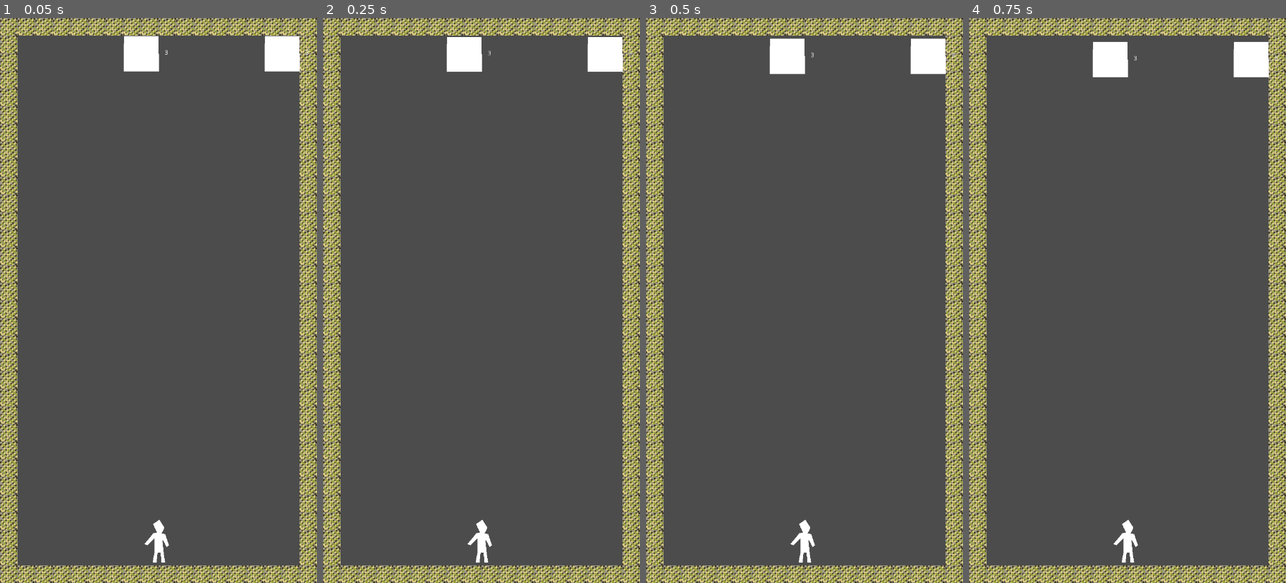
Above: before the commit, frames 1-4 (left to right).
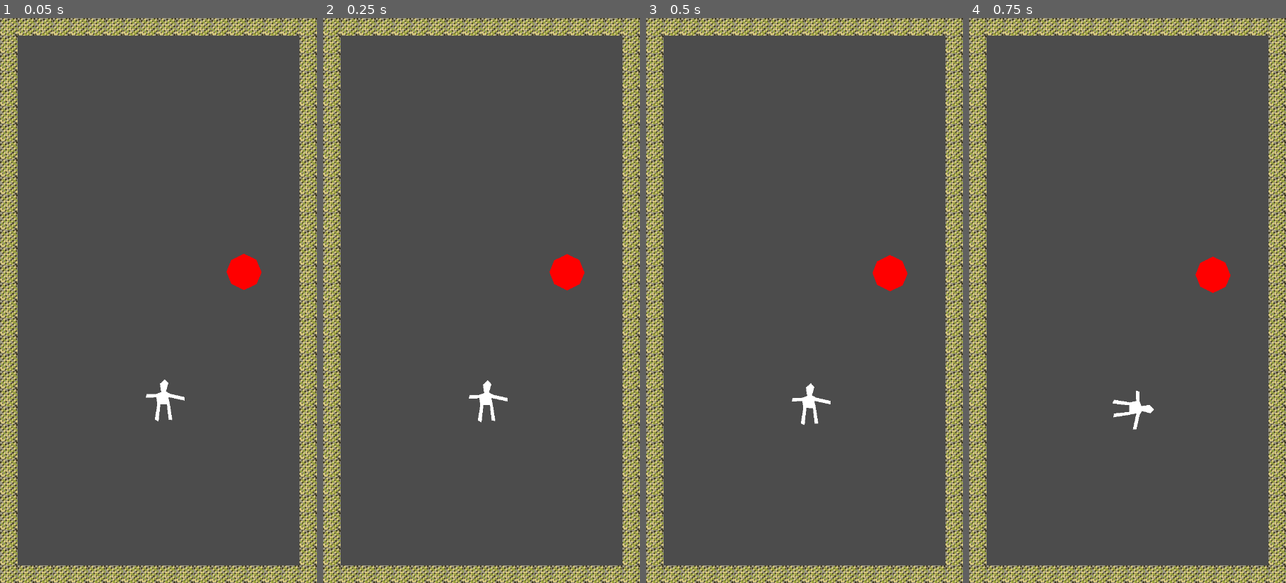
Above: after the commit, the same moments.

Repository: algch/ladrillos
Game: Godot game, scene res://main.tscn
Same seed, same stepped clock (60 frames per second), same inputs: the game is played once before the commit and once after it.
Inputs (mouse positions are in pixels of both pictures, inside the frame that each line leads up to):
- Up to frame 1 (0.05 s): no input
- Up to frame 2 (0.25 s): no input
- Up to frame 3 (0.5 s): no input
- Up to frame 4 (0.75 s): move the mouse to (1197, 272) at 0.52 s; press the mouse at (1197, 272) at 0.53 s

The runs differ from the first frame. In frame 1, 2.4% of the frame differs, in the area x 38-98%, y 3-97%; in frame 2, 2.4%; in frame 3, 2.4%; in frame 4, 2.4%.

Commit message:
changed the rules

Diff:
--- a/brick.gd
+++ b/brick.gd
@@ -1,31 +1,18 @@
 extends RigidBody2D
 
-var bullet_class = preload("res://bullet.tscn")
-
-var hits = 0
-var min_hits = 1
-var max_hits = 3
-
-var y_step = 80
+var color = null
 
 func _ready():
-	hits = (randi() % (max_hits + 1)) + min_hits
-	$Label.set_text(str(hits))
+	match randi() % 2:
+		0:
+			color = Color(1, 0, 0)
+		1:
+			color = Color(0, 0, 1)
+	$polygon.color = color
 
-func check_hits():
-	if hits <= 0:
+func _on_brick_body_entered(body):
+	if not body.is_in_group("bricks"):
+		return
+	print("collided")
+	if body.color == color:
 		queue_free()
-		var dir = Vector2.UP
-		for _i in range(4):
-			var bullet = bullet_class.instance()
-			bullet.direction = dir
-			bullet.position = position
-			bullet.rotation = rotation
-			get_parent().add_child(bullet)
-			dir = dir.rotated(PI/2)
-
-func handle_collision(collision, collider):
-	apply_central_impulse(-collision.normal * 500)
-	hits -= 1
-	$Label.set_text(str(hits))
-	check_hits()
--- a/brick.tscn
+++ b/brick.tscn
@@ -2,29 +2,21 @@
 
 [ext_resource path="res://brick.gd" type="Script" id=1]
 
-[sub_resource type="RectangleShape2D" id=1]
-extents = Vector2( 40, 40 )
+[sub_resource type="CircleShape2D" id=1]
+radius = 40.0
 
 [node name="brick" type="RigidBody2D" groups=[
 "bricks",
 ]]
-collision_layer = 2
-collision_mask = 2
-gravity_scale = 0.5
+mass = 0.510204
+gravity_scale = 0.25
+contacts_reported = 1
+contact_monitor = true
 script = ExtResource( 1 )
 
 [node name="CollisionShape2D" type="CollisionShape2D" parent="."]
 shape = SubResource( 1 )
 
-[node name="Polygon2D" type="Polygon2D" parent="."]
-polygon = PoolVector2Array( -38.3856, -38.6772, 39.9666, -38.6772, 41.0473, 40.7557, -38.9259, 40.7557 )
-
-[node name="Label" type="Label" parent="."]
-margin_left = 54.036
-margin_top = -7.56503
-margin_right = 94.036
-margin_bottom = 6.43497
-text = "0"
-__meta__ = {
-"_edit_use_anchors_": false
-}
+[node name="polygon" type="Polygon2D" parent="."]
+polygon = PoolVector2Array( -28.7533, -26.7309, 0.591614, -41.2266, 28.5223, -27.7915, 40.5432, 1.19984, 29.2294, 27.3628, 0.591614, 41.1514, -28.3998, 26.6557, -39.3599, -0.214371 )
+[connection signal="body_entered" from="." to="." method="_on_brick_body_entered"]
--- a/brickSpawner.gd
+++ b/brickSpawner.gd
@@ -1,26 +1,8 @@
 extends Node2D
 
 var brick_class = preload("res://brick.tscn")
-var max_bricks = 8
-var min_bricks = 2
-
-var min_x = 80
-var x_step = 80
-
-func _input(event):
-	if event.is_action_released("test"):
-		spawn()
 
 func spawn():
-	move_brick_rows()
-	var x = min_x
-	for _i in range(max_bricks):
-		if randi() % 4 == 0:
-			var brick = brick_class.instance()
-			brick.position.x = x
-			brick.position.y = position.y
-			get_parent().add_child(brick)
-		x += x_step
-
-func move_brick_rows():
-	get_tree().call_group("bricks", "move_to_next_row")
+	var brick = brick_class.instance()
+	brick.position = position
+	get_parent().add_child(brick)
--- a/brickSpawner.tscn
+++ b/brickSpawner.tscn
@@ -2,5 +2,7 @@
 
 [ext_resource path="res://brickSpawner.gd" type="Script" id=1]
 
-[node name="brickSpawner" type="Node2D"]
+[node name="brickSpawner" type="Node2D" groups=[
+"spawners",
+]]
 script = ExtResource( 1 )
--- a/bullet.gd
+++ b/bullet.gd
@@ -4,13 +4,13 @@
 var speed = 1250
 var hits = 5
 
+func destroy():
+	get_parent().get_node("player").can_shoot = true
+	queue_free()
+
 func check_hits():
 	if hits <= 0:
-		queue_free()
-	if len(get_tree().get_nodes_in_group("bullets")) <= 1:
-		get_parent().get_node("brickSpawner").spawn()
-		get_parent().get_node("turnEnder").active = false
-		get_parent().get_node("player").can_shoot = true
+		destroy()
 
 func _physics_process(delta):
 	var motion = direction * speed * delta
--- a/main.gd
+++ b/main.gd
@@ -1,20 +1,49 @@
-extends Node
+extends Node2D
+
+var can_shoot = true
+var aim_start = null
+var is_aiming = false
+var dir = Vector2()
 
 func _ready():
 	randomize()
-	$brickSpawner.spawn()
+	spawn()
 
 func _on_player_shooted():
-	$turnEnder.active = true
+	print("player shooted")
 
 func _on_turnEnder_body_entered(body):
-	pass
-	# if not $turnEnder.active:
-	# 	return
+	if body.is_in_group("bullets"):
+		$player.position.x = body.position.x
+		body.destroy()
+		spawn()
+	if body.is_in_group("bricks"):
+		get_tree().quit()
 
-	# if body.is_in_group("bullets"):
-	# 	if len(get_tree().get_nodes_in_group("bullets")) == 1:
-	# 		$brickSpawner.spawn()
-	# 		$turnEnder.active = false
-	# 		$player.can_shoot = true
-	# 	body.queue_free()
+func spawn():
+	var spawners = get_tree().get_nodes_in_group("spawners")
+	spawners[ randi() % len(spawners) ].spawn()
+
+func _draw():
+	if not is_aiming:
+		return
+	var start = aim_start - position
+	var end = get_global_mouse_position() - position
+	draw_line(start, end, Color(1, 1, 1), 2)
+
+func _process(delta):
+	update()
+	if is_aiming:
+		$player/polygon.rotation = (aim_start - get_global_mouse_position()).angle() + PI/2 - $player.rotation
+
+func _input(event):
+	if event.is_action_pressed("shoot") and can_shoot:
+		can_shoot = false
+		is_aiming = true
+		aim_start = get_global_mouse_position()
+
+	if event.is_action_released("shoot") and not can_shoot:
+		can_shoot = true
+		is_aiming = false
+		dir = (aim_start - get_global_mouse_position()).normalized()
+		$player.dash(dir)
--- a/main.tscn
+++ b/main.tscn
@@ -1,36 +1,49 @@
-[gd_scene load_steps=7 format=2]
+[gd_scene load_steps=6 format=2]
 
 [ext_resource path="res://brickSpawner.tscn" type="PackedScene" id=1]
 [ext_resource path="res://player.tscn" type="PackedScene" id=2]
 [ext_resource path="res://tilesets/walls.tres" type="TileSet" id=3]
 [ext_resource path="res://main.gd" type="Script" id=4]
-[ext_resource path="res://turnEnder.gd" type="Script" id=5]
 
 [sub_resource type="SegmentShape2D" id=1]
 a = Vector2( -319, 0 )
 b = Vector2( 319, 0 )
 
-[node name="main" type="Node"]
+[node name="main" type="Node2D"]
 script = ExtResource( 4 )
 
 [node name="brickSpawner" parent="." instance=ExtResource( 1 )]
-position = Vector2( 360, 80 )
+position = Vector2( 112.365, 140.321 )
+
+[node name="brickSpawner2" parent="." instance=ExtResource( 1 )]
+position = Vector2( 569.537, 137.146 )
+
+[node name="brickSpawner3" parent="." instance=ExtResource( 1 )]
+position = Vector2( 553.663, 575.269 )
+
+[node name="brickSpawner4" parent="." instance=ExtResource( 1 )]
+position = Vector2( 185.386, 575.269 )
+
+[node name="brickSpawner5" parent="." instance=ExtResource( 1 )]
+position = Vector2( 344.126, 232.391 )
 
 [node name="player" parent="." instance=ExtResource( 2 )]
-position = Vector2( 360, 1190 )
+position = Vector2( 372.699, 866.17 )
 
 [node name="TileMap" type="TileMap" parent="."]
 tile_set = ExtResource( 3 )
 cell_size = Vector2( 40, 40 )
-collision_layer = 3
-collision_mask = 3
 format = 1
 tile_data = PoolIntArray( -1, 0, 0, -65536, 0, 0, -65535, 0, 0, -65534, 0, 0, -65533, 0, 0, -65532, 0, 0, -65531, 0, 0, …(2714 unchanged characters)…
 
 [node name="turnEnder" type="Area2D" parent="."]
 position = Vector2( 360, 1218 )
-script = ExtResource( 5 )
 
 [node name="CollisionShape2D" type="CollisionShape2D" parent="turnEnder"]
 shape = SubResource( 1 )
+
+[node name="spawnTimer" type="Timer" parent="."]
+wait_time = 5.0
+autostart = true
 [connection signal="body_entered" from="turnEnder" to="." method="_on_turnEnder_body_entered"]
+[connection signal="timeout" from="spawnTimer" to="." method="spawn"]
--- a/player.gd
+++ b/player.gd
@@ -1,30 +1,13 @@
-extends Node2D
+extends RigidBody2D
 
 var bullet_class = preload("res://bullet.tscn")
-var max_ammo = 2
+var max_ammo = 1
 var ammo = max_ammo
-var can_shoot = true
-var dir = Vector2(0, 0)
 
 signal player_shooted
 
 func _ready():
 	connect("player_shooted", get_parent(), "_on_player_shooted")
 
-func _on_refreshTimer_timeout():
-	var bullet = bullet_class.instance()
-	bullet.position = position
-	bullet.direction = dir
-	get_parent().add_child(bullet)
-	ammo -= 1
-	$refreshTimer.start()
-	if not ammo:
-		$refreshTimer.stop()
-		ammo = max_ammo
-
-func _input(event):
-	if event.is_action_released("shoot") and can_shoot:
-		can_shoot = false
-		dir = (get_global_mouse_position() - position).normalized()
-		emit_signal("player_shooted")
-		_on_refreshTimer_timeout()
+func dash(dir):
+	apply_central_impulse(dir * 400)
--- a/player.tscn
+++ b/player.tscn
@@ -1,14 +1,16 @@
-[gd_scene load_steps=2 format=2]
+[gd_scene load_steps=3 format=2]
 
 [ext_resource path="res://player.gd" type="Script" id=1]
 
-[node name="player" type="Node2D"]
+[sub_resource type="CircleShape2D" id=1]
+radius = 50.0
+
+[node name="player" type="RigidBody2D"]
+gravity_scale = 0.75
 script = ExtResource( 1 )
 
-[node name="Polygon2D" type="Polygon2D" parent="."]
-position = Vector2( 7.02467, 19.9933 )
-polygon = PoolVector2Array( -0.560379, 23.4642, 8.08537, 24.0045, 4.8432, 3.47086, 1.60106, -30.0315, 11.3275, -11.6592, 16.7311, -15.4417, 8.08537, -40.8387, -0.0200195, -42.4597, 6.46429, -55.4284, -4.88327, -73.2603, -19.473, -63.5338, -10.2869, -44.6212, -18.9326, -42.4597, -38.9259, -18.1435, -32.4416, -15.4417, -15.6905, -31.6525, -15.6905, -1.39236, -20.5537, 24.0045, -11.3676, 24.0045, -9.20615, 1.30942, -2.18147, 1.30942 )
+[node name="CollisionShape2D" type="CollisionShape2D" parent="."]
+shape = SubResource( 1 )
 
-[node name="refreshTimer" type="Timer" parent="."]
-wait_time = 0.1
-[connection signal="timeout" from="refreshTimer" to="." method="_on_refreshTimer_timeout"]
+[node name="polygon" type="Polygon2D" parent="."]
+polygon = PoolVector2Array( 10.194, 43.8811, 18.6697, 44.4108, 13.3724, 9.97825, 9.66428, -7.50289, 46.2158, 0.443077, 46.2158, -7.50289, 13.3724, -14.9191, 4.36697, -20.2164, 9.66428, -38.7571, 1.71832, -47.7625, -9.40607, -37.6976, -6.75739, -18.6273, -20.0007, -13.8597, -39.6007, -13.8597, -41.7197, -5.9137, -17.8817, -6.97316, -15.2331, 7.85932, -21.0602, 43.3513, -12.5844, 47.5892, -8.34659, 8.38905, 6.4859, 8.91879 )
--- a/turnEnder.gd
+++ /dev/null
@@ -1,3 +0,0 @@
-extends Area2D
-
-var active = false
